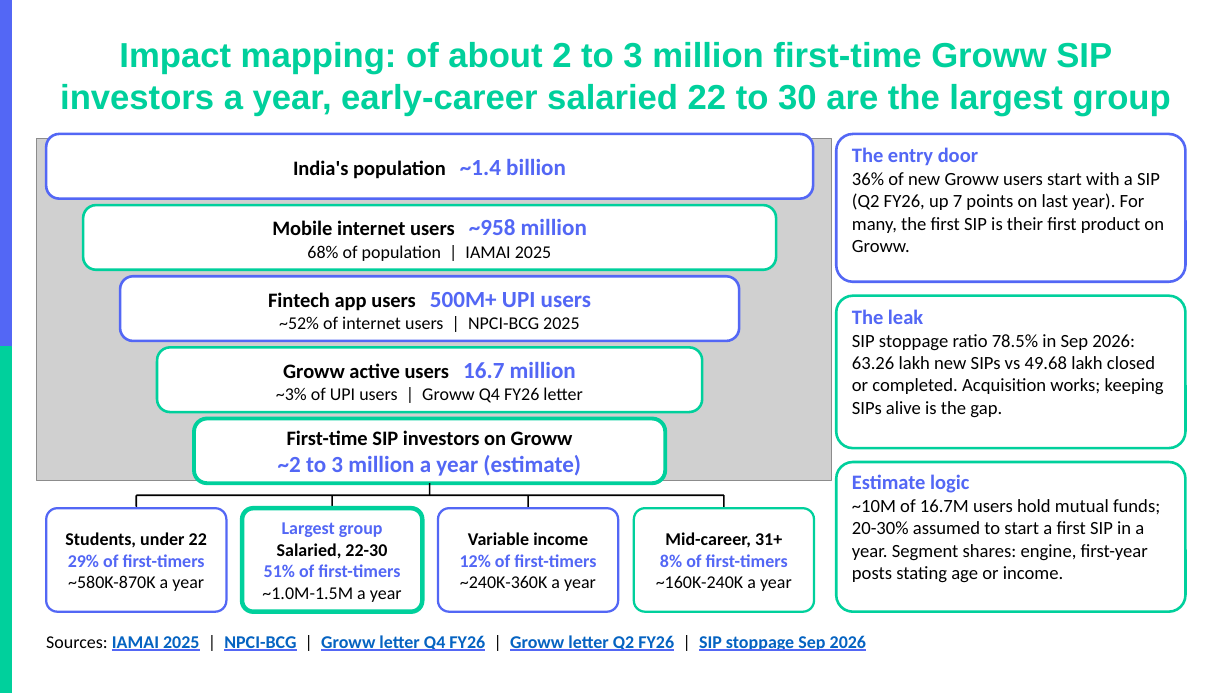
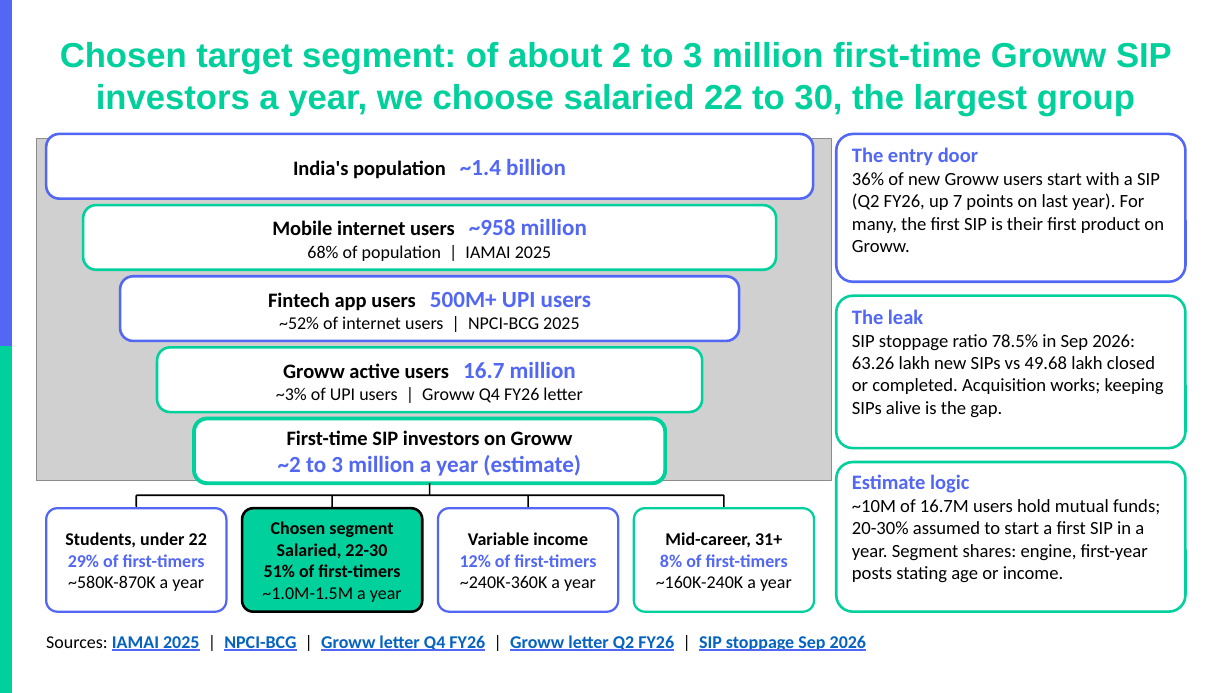
Before and after one commit to akarshita711/NEXTLEAP_GRAD_PROJECT_groww_SIP_research, a slide deck: slide 4 of deck/NL_Groww.pptx (slide 3 before the commit). Drawn at 1232x693 pixels with LibreOffice and Linux fonts; fonts in the diff are those of the drawing; grey boxes stand for pictures; background and template pictures are left out. Boxes give left, top, right and bottom in pixels: in the first picture for what was removed or moved away, otherwise in the second. Text is boxed around its words. In the diff, an @@ line names an element or a change of style, - is before the commit and + after.

```diff
--- a/deck/NL_Groww.pptx
+++ b/deck/NL_Groww.pptx
@@ title at [60,42,1172,116]: text changed @@
-Impact mapping: of about 2 to 3 million first-time Groww SIP investors a year, early-career salaried 22 to 30 are the largest group
+Chosen target segment: of about 2 to 3 million first-time Groww SIP investors a year, we choose salaried 22 to 30, the largest group
@@ rounded rectangle at [242,508,422,612]: fill #FFFFFF to #00D09C; outline #00D09C 3.5 pt to #000000 2 pt @@
@@ text at [271,521,393,537]: text changed; text colour #5367F5 to #000000 @@
-Largest group
+Chosen segment
@@ text at [264,564,400,577]: text colour #5367F5 to #000000 in "51% of first-timers" @@
```
Also in this commit, not shown: 2 other slides changed, 4 slides added, 4 slides removed, 11 other files.
